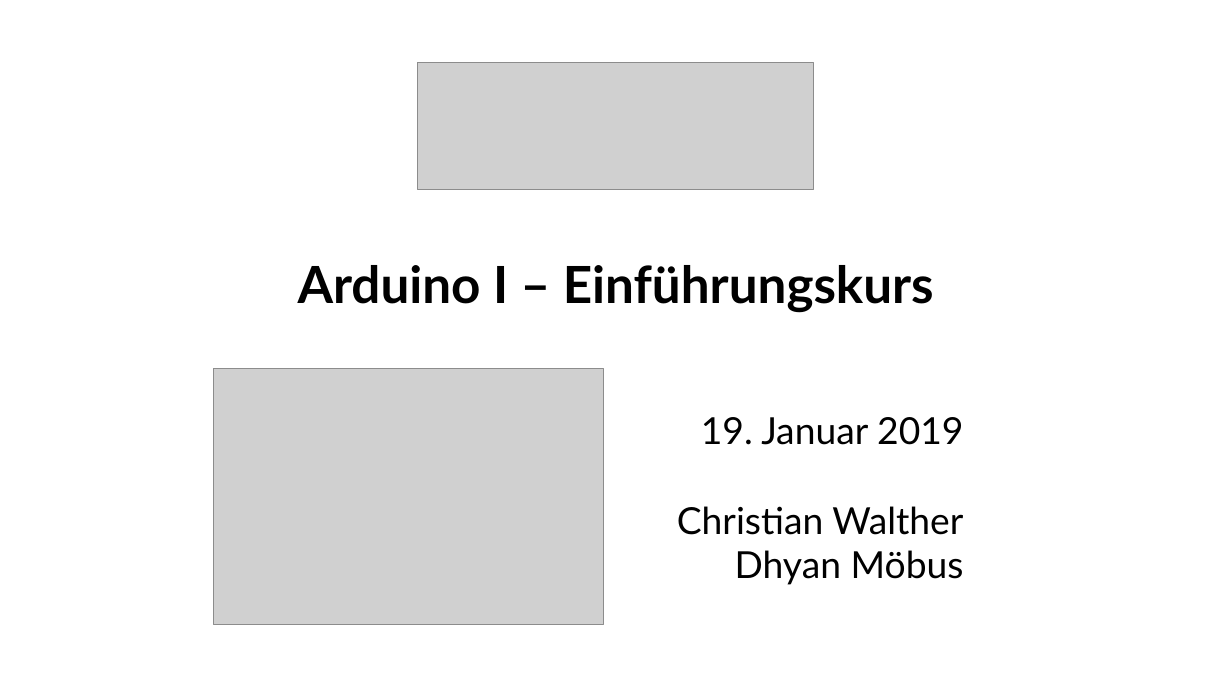
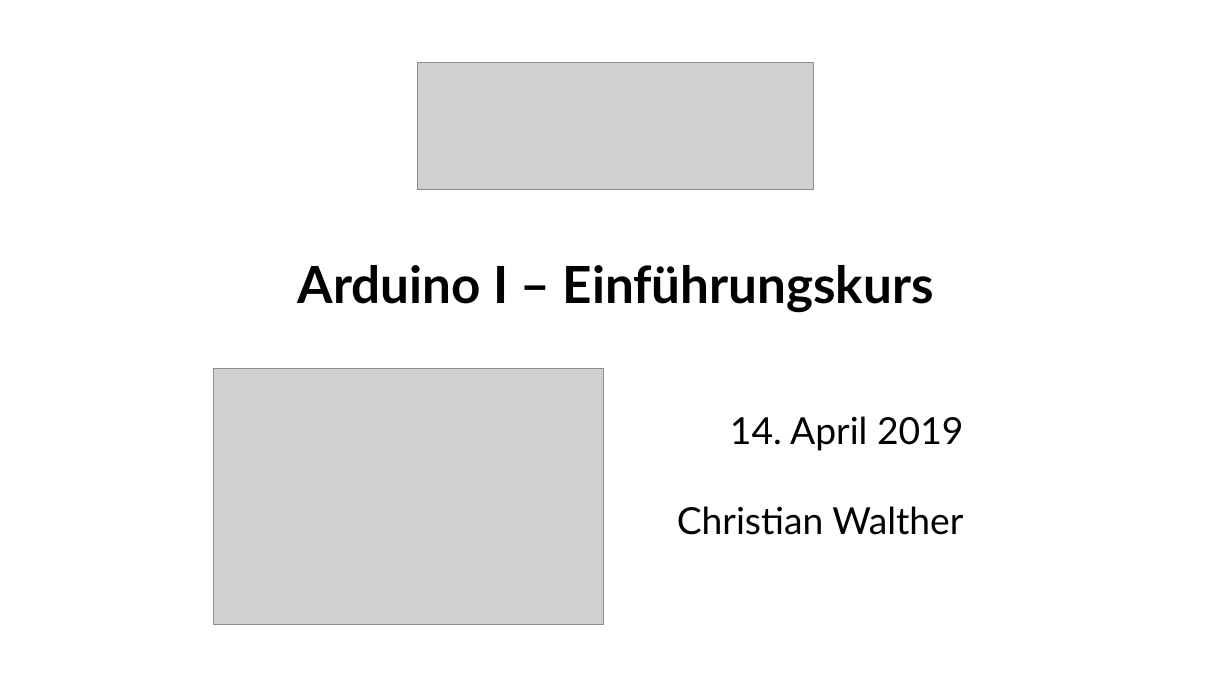
Before and after one commit to fablabwinti/workshop-arduino-1, a slide deck: slide 1 of ArduinoI.odp. Drawn at 1232x693 pixels with LibreOffice and Linux fonts; fonts in the diff are those of the drawing; grey boxes stand for pictures. Boxes give left, top, right and bottom in pixels: in the first picture for what was removed or moved away, otherwise in the second. Text is boxed around its words. In the diff, an @@ line names an element or a change of style, - is before the commit and + after.

Commit message:
Adjust title slide for course of 2019-04-14.

```diff
--- a/ArduinoI.odp
+++ b/ArduinoI.odp
@@ text at (x1=730, y1=416, x2=963, y2=451): text changed @@
-19. Januar 2019
+14. April 2019
@@ text at (x1=735, y1=550, x2=964, y2=585): paragraph removed @@
-Dhyan Möbus
```
Also in this commit, not shown: 1 other file.
